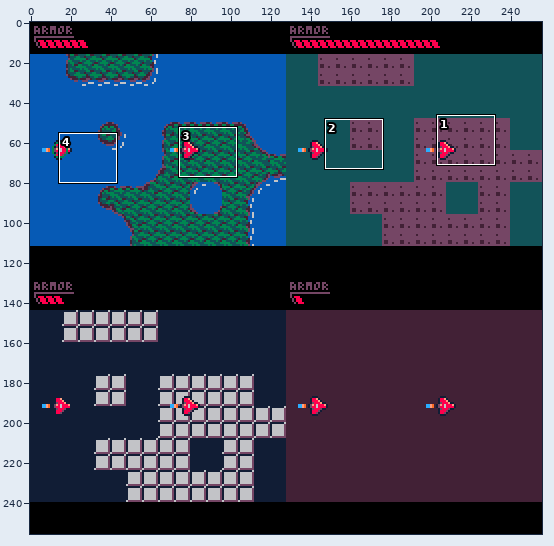
A pixel-art file gets an edit: design/design.aseprite. The picture above shows the old version from afar; the outline marks the close-up.
Close-up. First the earlier version:
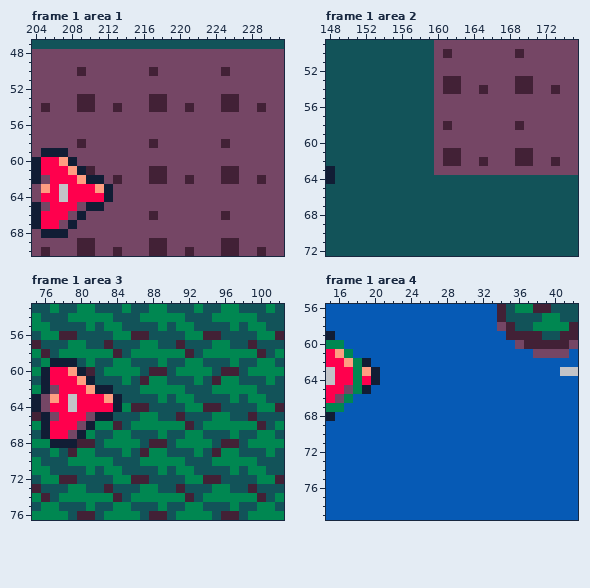
256x256 pixels, 128 frames. Shown: frame 1 area 1: x 204..231, y 47..70; frame 1 area 2: x 148..175, y 49..72; frame 1 area 3: x 75..102, y 53..76; frame 1 area 4: x 15..42, y 56..79. The commit also changed other frames or places, which this record leaves out.
And afterwards:
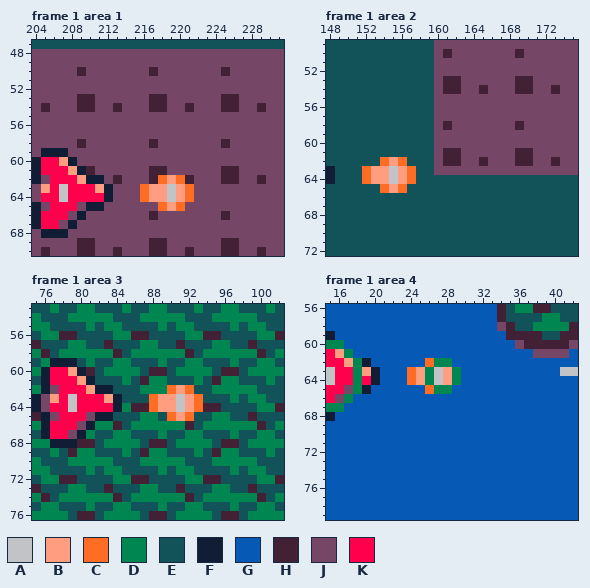
Palette (. is transparent): A #c2c3c7  B #ff9d81  C #ff6c24  D #008751  E #125359  F #111d35  G #065ab5  H #422136  J #754665  K #ff004d
Commit: throttled player bullets, but they do no harm yet
From old to new:
layer "player bullets" added
layer "player collision circles" added
--- frame 1 area 1, layer "player bullets"
@@ x 214..223 @@
 61 JJJHHJJJJJ
-62 JJJHHJJHJJ
-63 JJJJJJJJJJ
-64 JJJJJJJJJJ
-65 JJJJJJJJJJ
+62 JJJHCBCHJJ
+63 JJCBBABCJJ
+64 JJCBBABCJJ
+65 JJJJCBCJJJ
 66 JJJHJJJJJJ
--- frame 1 area 2, layer "player bullets"
@@ x 150..159 @@
 61 EEEEEEEEEE
-62 EEEEEEEEEE
-63 EEEEEEEEEE
-64 EEEEEEEEEE
-65 EEEEEEEEEE
+62 EEEECBCEEE
+63 EECBBABCEE
+64 EECBBABCEE
+65 EEEECBCEEE
 66 EEEEEEEEEE
--- frame 1 area 3, layer "player bullets"
@@ x 86..95 @@
 61 EHDDEEEDEH
-62 EDDDDDEEED
-63 EEEDEDDEEE
-64 HHEEEEDDHH
-65 EDDEEHEEED
+62 EDDDCBCEED
+63 EECBBABCEE
+64 HHCBBABCHH
+65 EDDECBCEED
 66 DDDDDDHEDD
--- frame 1 area 4, layers "player collision circles", "player bullets"
@@ x 22..31 @@
 61 GGGGGGGGGG
-62 GGGGGGGGGG
-63 GGGGGGGGGG
-64 GGGGGGGGGG
-65 GGGGGGGGGG
+62 GGGGCDDGGG
+63 GGCBDABDGG
+64 GGCBDABDGG
+65 GGGGCDDGGG
 66 GGGGGGGGGG
